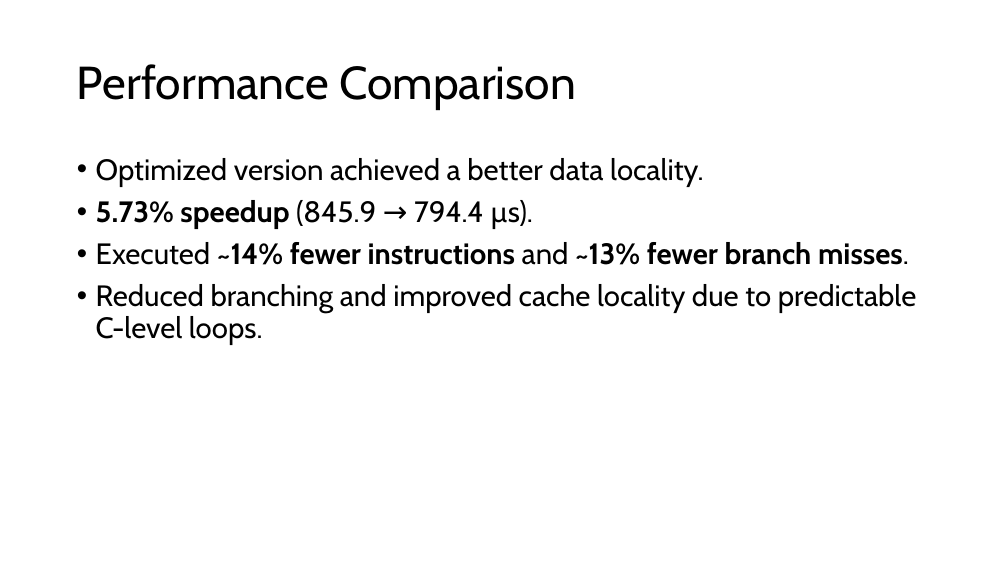
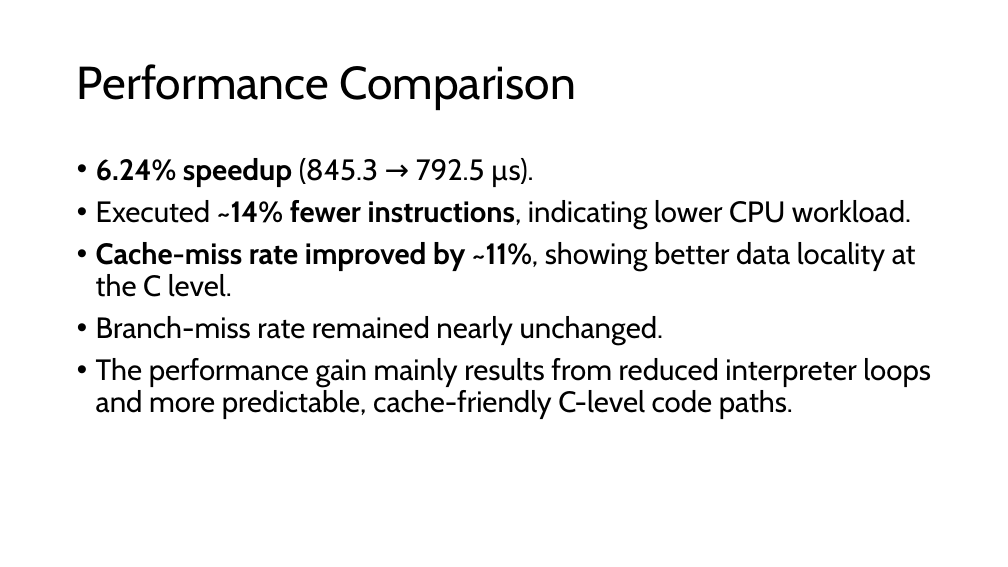
Before and after one commit to Dorknafo7/HW-SW-Co-Design-Project, a slide deck: slide 16 of project_presentation.pptx (slide 18 before the commit). Drawn at 1008x567 pixels with LibreOffice and Linux fonts; fonts in the diff are those of the drawing. Boxes give left, top, right and bottom in pixels: in the first picture for what was removed or moved away, otherwise in the second. Text is boxed around its words. In the diff, an @@ line names an element or a change of style, - is before the commit and + after.

Commit message:
deepcopy report fixes
deepcopy: some report and presentation fixes (perf comparison related)

```diff
--- a/project_presentation.pptx
+++ b/project_presentation.pptx
@@ text at box(96, 158, 931, 419): text changed @@
-• Optimized version achieved a better data locality.
-• 5.73% speedup (845.9 → 794.4 µs).
-• Executed ~14% fewer instructions and ~13% fewer branch misses.
-• Reduced branching and improved cache locality due to predictable C-level loops.
+• 6.24% speedup (845.3 → 792.5 µs).
+• Executed ~14% fewer instructions, indicating lower CPU workload.
+• Cache-miss rate improved by ~11%, showing better data locality at the C level.
+• Branch-miss rate remained nearly unchanged.
+• The performance gain mainly results from reduced interpreter loops and more predictable, cache-friendly C-level code paths.
```
Also in this commit, not shown: 3 other slides changed, 1 slide added, 3 slides removed, 3 other files.
